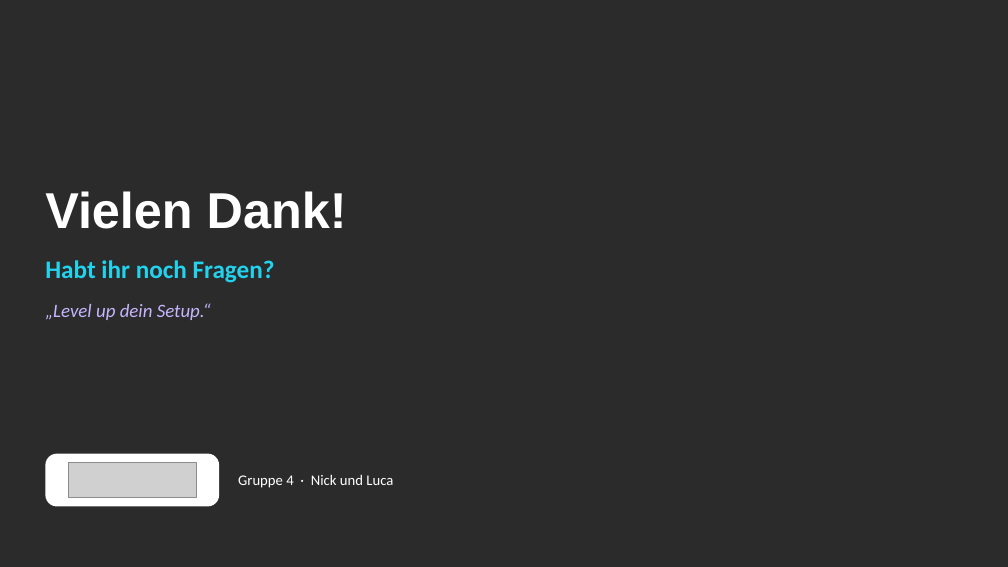
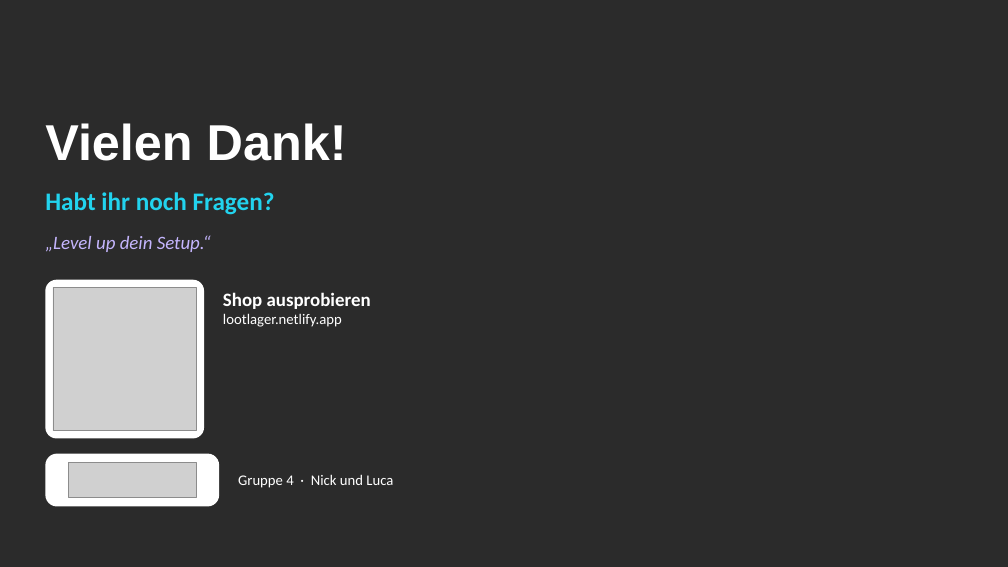
Before and after one commit to TheNickCoolst/EcomShopRepo, a slide deck: slide 8 of praesentation/LootLager_Praesentation.pptx. Drawn at 1008x567 pixels with LibreOffice and Linux fonts; fonts in the diff are those of the drawing; grey boxes stand for pictures; background and template pictures are left out; a plain dark background stands for a picture behind light text. Boxes give left, top, right and bottom in pixels: in the first picture for what was removed or moved away, otherwise in the second. Text is boxed around its words. In the diff, an @@ line names an element or a change of style, - is before the commit and + after.

```diff
--- a/praesentation/LootLager_Praesentation.pptx
+++ b/praesentation/LootLager_Praesentation.pptx
@@ 2 texts, 1 title: place and size @@
-2 texts, 1 title at (45, 191, 347, 320)
+2 texts, 1 title at (45, 123, 347, 252)
@@ rounded rectangle added at (45, 280, 204, 439), fill #FFFFFF @@
@@ picture added at (53, 287, 197, 431) @@
@@ text added at (223, 292, 371, 327), 14 pt, text #FFFFFF @@
+Shop ausprobieren
+lootlager.netlify.app
```
Also in this commit, not shown: 4 other slides changed, 15 other files.
